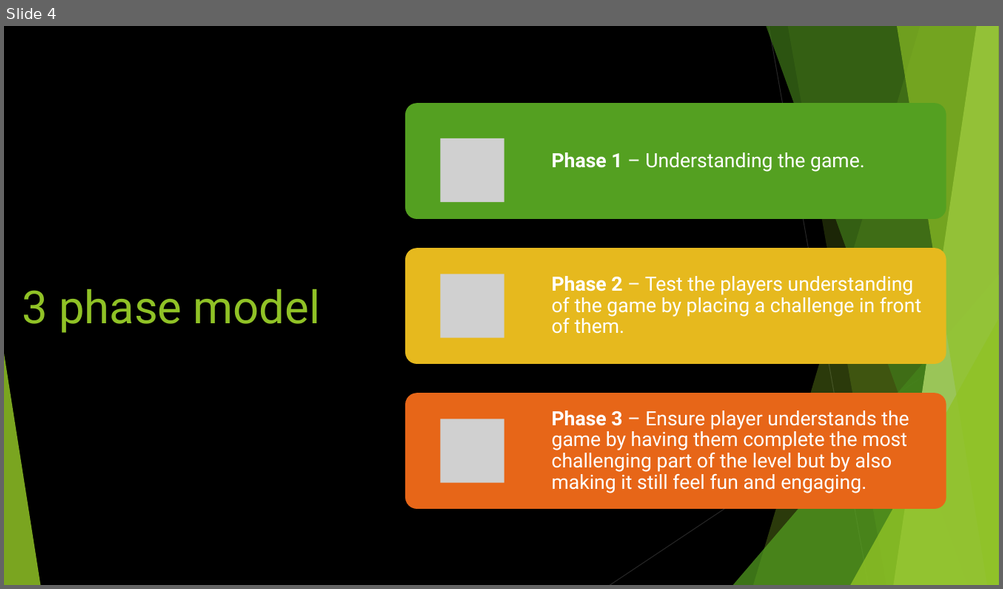
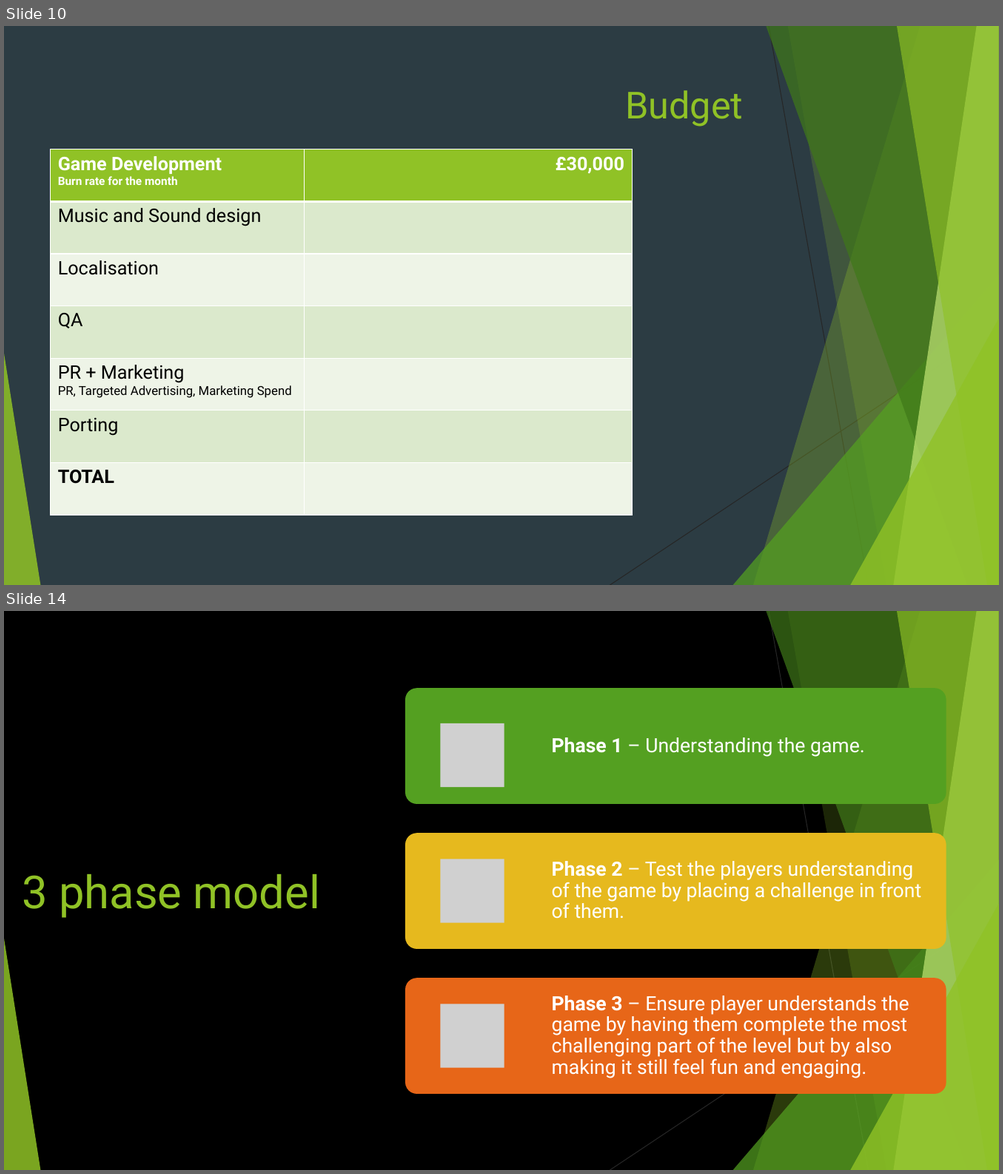
Before and after one commit to Pilokio/Tranzfuser, a slide deck: Virtual Pitch Presentation/Pitch.pptx. Shown one above the other, each under a label of ours: slide 4 before the commit, slides 10 and 14 after it; the slides between them are not shown. The pictures are 1003x589 and 1003x1174 pixels, drawn with LibreOffice and Linux fonts; fonts in the diff are those of the drawing; grey boxes stand for pictures. Boxes give left, top, right and bottom in pixels: in the first picture for what was removed or moved away, otherwise in the second. Text is boxed around its words. In the diff, an @@ line names an element or a change of style, - is before the commit and + after.

```diff
--- a/Virtual Pitch Presentation/Pitch.pptx
+++ b/Virtual Pitch Presentation/Pitch.pptx
@@ slide 10 added at (4, 26, 999, 585), background #2C3C43; not listed: 10 template elements that a slide beside it also shows @@
@@ title added at (625, 90, 743, 127), 36 pt, text #90C226 @@
+Budget
@@ table added at (51, 149, 632, 515), 7 rows, 2 columns @@
+Game Development / Burn rate for the month | £30,000
+Music and Sound design | 
+Localisation | 
+QA | 
+PR + Marketing / PR, Targeted Advertising, Marketing Spend | 
+Porting | 
+TOTAL | 
@@ what was slide 4 is now slide 14 @@
```
Also in this commit, not shown: 1 slide changed, 11 other slides added, 3 slides removed.
